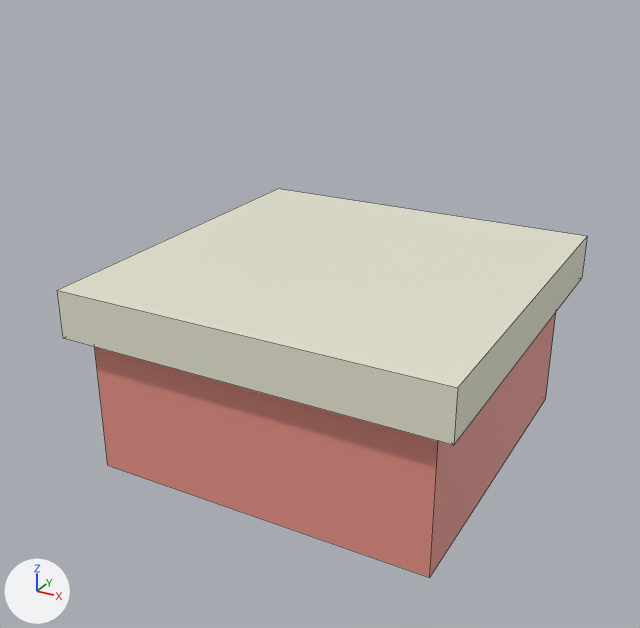
The FBX model MedievalDoc/Assets/Models/Counter.fbx as it was, and as the next commit left it.
Both versions are drawn from a 50 mm camera at (0.978, -1.901, 1.288) aimed at (-0.026, -0.076, 0.376). Lighting does not change. The marker at lower left points along +X, +Y and +Z. Mesh edges are drawn as thin lines. Where no turn or scale is listed for an object, it has been applied to the vertices.

Before the edit, the objects in view are built like this:
```python
me_mesh = bpy.data.meshes.new('Mesh')
me_mesh.from_pydata(...)  # 20 vertices, 13 faces; spans x -0.5..0.5, y -0.5..0.5, z 0.0..0.5
# faces by material slot: [4, 9]
me_mesh.materials.append(mat_mat)  # pink #e79286
me_mesh.materials.append(mat_mat_001)  # white #e7e6d3
ob_counter = bpy.data.objects.new('Counter', me_mesh)
ob_counter.location = (0.0, 0.0, 0.0)
```
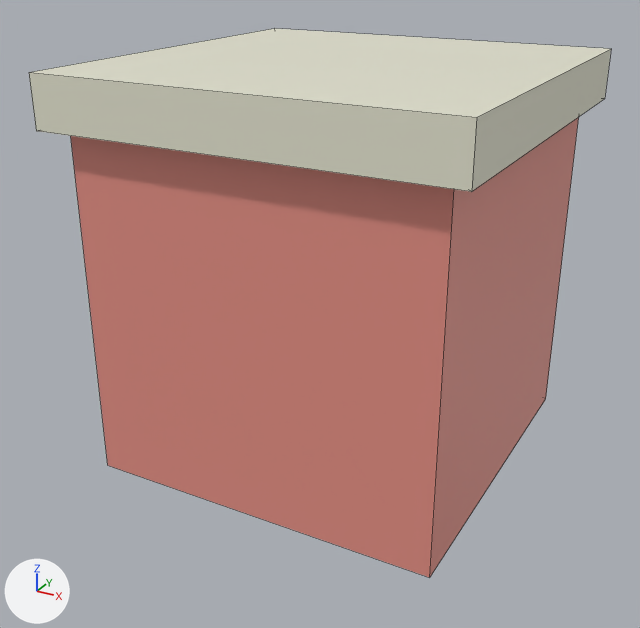
Scene script edits in JSON lines:
```json
{"block": "me_mesh", "where": "# used by ob_counter; location = (0.0, 0.0, 0.0)"}
{"op": "remove", "block": "me_mesh", "code": "me_mesh.from_pydata(...)  # 20 vertices, 13 faces; spans x -0.5..0.5, y -0.5..0.5, z 0.0..0.5"}
{"op": "add", "block": "me_mesh", "code": "me_mesh.from_pydata(...)  # 16 vertices, 13 faces; spans x -0.5..0.5, y -0.5..0.5, z 0.0..1.0"}
{"block": "me_mesh", "change": "me_mesh part 1"}
{"block": "me_mesh", "change": "16 vertices are removed from x -0.5..0.5, y -0.5..0.5, z 0.0..0.5"}
{"block": "me_mesh", "change": "13 faces are deleted"}
{"block": "me_mesh", "change": "12 vertices are added at x -0.5..0.5, y -0.5..0.5, z 0.875..1.0"}
{"block": "me_mesh", "change": "9 new faces join them, mat_mat_001 (white #e7e6d3)"}
{"block": "me_mesh", "change": "4 new faces join them, mat_mat (pink #e79286)"}
```

Changed parts and their boxes (x1, y1, x2, y2) in the pictures (640 x 628 px):
```json
{"object": "Counter", "change": "reshaped", "before": [57, 189, 587, 577], "after": [29, 28, 611, 577], "on screen": "10% wider, 41% taller"}
```
